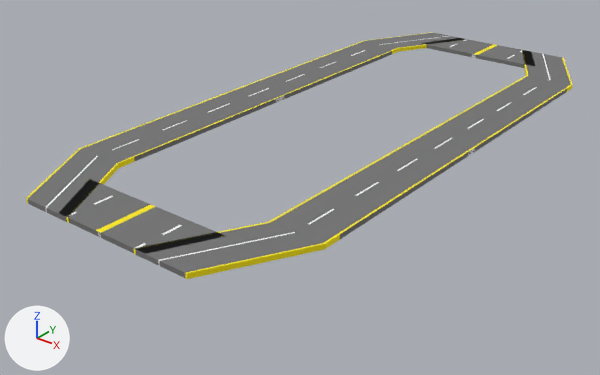
One commit to the FBX model Game/Assets/modelData/Stage/Stage_Defult.fbx: the scene before it, then after it.
Rendered twice from a 50 mm camera at (191.0, -362.0, 167.0) aimed at (-78.0, -27.0, -41.0). Arrows for +X, +Y and +Z are at lower left; the lights stay in place. Where no turn or scale is listed for an object, it has been applied to the vertices.
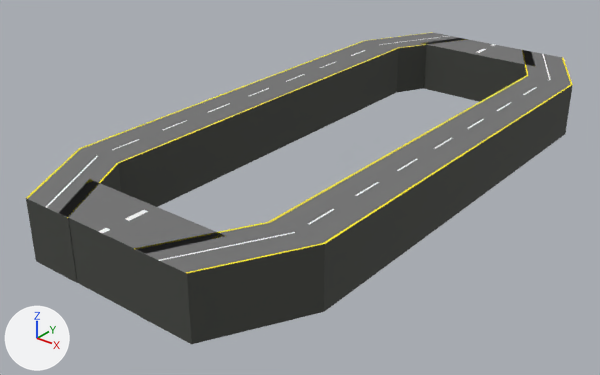
What changed in the scene script:
```text
Add img_road_wall_png:
    img_road_wall_png = load_image('ROAD_wall.png', 'ROAD_wall.png', 134, 240, 'sRGB')
Add mat_material__12:
    mat_material__12 = principled_material('Material #12')
    mat_material__12.texture = img_road_wall_png
    mat_material__12.roughness = 0.859
Add mat_material__0:
    mat_material__0 = principled_material('Material #0')
    mat_material__0.texture = img_road_wall_png
    mat_material__0.roughness = 0.859
Change me_mesh_002:
    used by ob_box003; location = (-63.2, 162.3, -2.7)
    remove me_mesh_002.from_pydata(...)  # 8 vertices, 12 faces; spans x -43.2..45.2, y -15.3..15.3, z 0.0..2.5
    add me_mesh_002.from_pydata(...)  # 8 vertices, 12 faces; spans x -43.2..45.2, y -15.3..15.3, z -30.4..2.5
    me_mesh_002 part 6
    4 vertices are removed from x -43.2..45.2, y -15.3..15.3, z 0.0
    10 faces are deleted
    4 vertices are added at (-43.2, -15.3, -30.4), (45.2, -15.3, -30.4), (-27.9, 15.3, -30.4), (27.9, 15.3, -30.4)
    6 new faces join them, mat_01___default
    4 new faces join them, mat_material__12 (picture img_road_wall_png)
    me_mesh_002 part 7: 2 kept faces spanning x -43.2..45.2, y -15.3..15.3, z 2.5 get new texture (UV) coordinates
    add me_mesh_002.materials.append(mat_material__12)  # picture img_road_wall_png
Change me_mesh:
    used by ob_box001; location = (-126.7, 0.0, -2.7)
    remove me_mesh.from_pydata(...)  # 16 vertices, 28 faces; spans x -15.0..43.0, y -178.0..178.0, z 0.0..3.0
    add me_mesh.from_pydata(...)  # 16 vertices, 28 faces; spans x -15.0..43.0, y -178.0..178.0, z -30.0..3.0
    me_mesh part 1
    6 faces are deleted
    8 vertices in x -15.0..43.0, y -178.0..178.0, z 0.0 move by (0.0, 0.0, -30.0)
    6 new faces join them, mat_material__12 (picture img_road_wall_png)
    me_mesh part 2: 10 faces spanning x -15.0..43.0, y -178.0..178.0, z -30.0..3.0 switch from mat_01___default to mat_material__12 (picture img_road_wall_png)
Change me_mesh_003:
    used by ob_box004; location = (-63.2, -162.3, -2.7)
    remove me_mesh_003.from_pydata(...)  # 8 vertices, 12 faces; spans x -45.2..43.2, y -15.3..15.3, z 0.0..2.5
    add me_mesh_003.from_pydata(...)  # 8 vertices, 12 faces; spans x -45.2..43.2, y -15.3..15.3, z -30.4..2.5
    me_mesh_003 part 4
    4 vertices are removed from x -45.2..43.2, y -15.3..15.3, z 0.0
    10 faces are deleted
    4 vertices are added at (43.2, 15.3, -30.4), (-45.2, 15.3, -30.4), (27.9, -15.3, -30.4), (-27.9, -15.3, -30.4)
    6 new faces join them, mat_01___default
    4 new faces join them, mat_material__12 (picture img_road_wall_png)
    me_mesh_003 part 5: 2 kept faces spanning x -45.2..43.2, y -15.3..15.3, z 2.5 get new texture (UV) coordinates
    add me_mesh_003.materials.append(mat_material__12)  # picture img_road_wall_png
Change me_mesh_001:
    where me_mesh_001.from_pydata(...)  # 16 vertices, 28 faces; spans x -43.0..15.0, y -178.0..178.0, z 0.0..3.0
    used by ob_box002; location = (0.3, 0.0, -2.7)
    me_mesh_001 part 3: the whole mesh is scaled about its middle by (1, 1, 12.9), then moved by (0.0, 0.0, -15.0)
    add me_mesh_001.materials.append(mat_material__0)  # picture img_road_wall_png
    add me_mesh_001.materials.append(mat_material__12)  # picture img_road_wall_png
```

Pixel boxes [x1, y1, x2, y2] of what changed, in the pictures (600 x 375 px; the box of a moved part takes in the faces that stretch with it):
'Box002', mesh rescaled (28% taller): before [134, 50, 573, 279]; after [134, 50, 573, 344]
'Box004', reshaped (82% taller): before [59, 179, 225, 254]; after [59, 179, 225, 316]
'Box003', reshaped: before [421, 38, 534, 68]; after [421, 38, 534, 102]
part 1 of me_mesh, moved or reshaped: before [26, 164, 119, 223]; after [26, 164, 121, 283]
part 2 of me_mesh, recoloured (grey to black): before [118, 45, 427, 168]; after [118, 45, 427, 207]
part 3 of me_mesh_001, moved or reshaped: before [134, 67, 573, 279]; after [134, 67, 573, 344]
part 4 of me_mesh_003, moved or reshaped: before [68, 218, 134, 253]; after [68, 218, 140, 316]
part 5 of me_mesh_003, surface changed: [59, 179, 219, 252] in both
part 6 of me_mesh_002, moved or reshaped: before [427, 45, 525, 68]; after [424, 45, 525, 102]
part 7 of me_mesh_002, surface changed: [421, 38, 528, 65] in both
